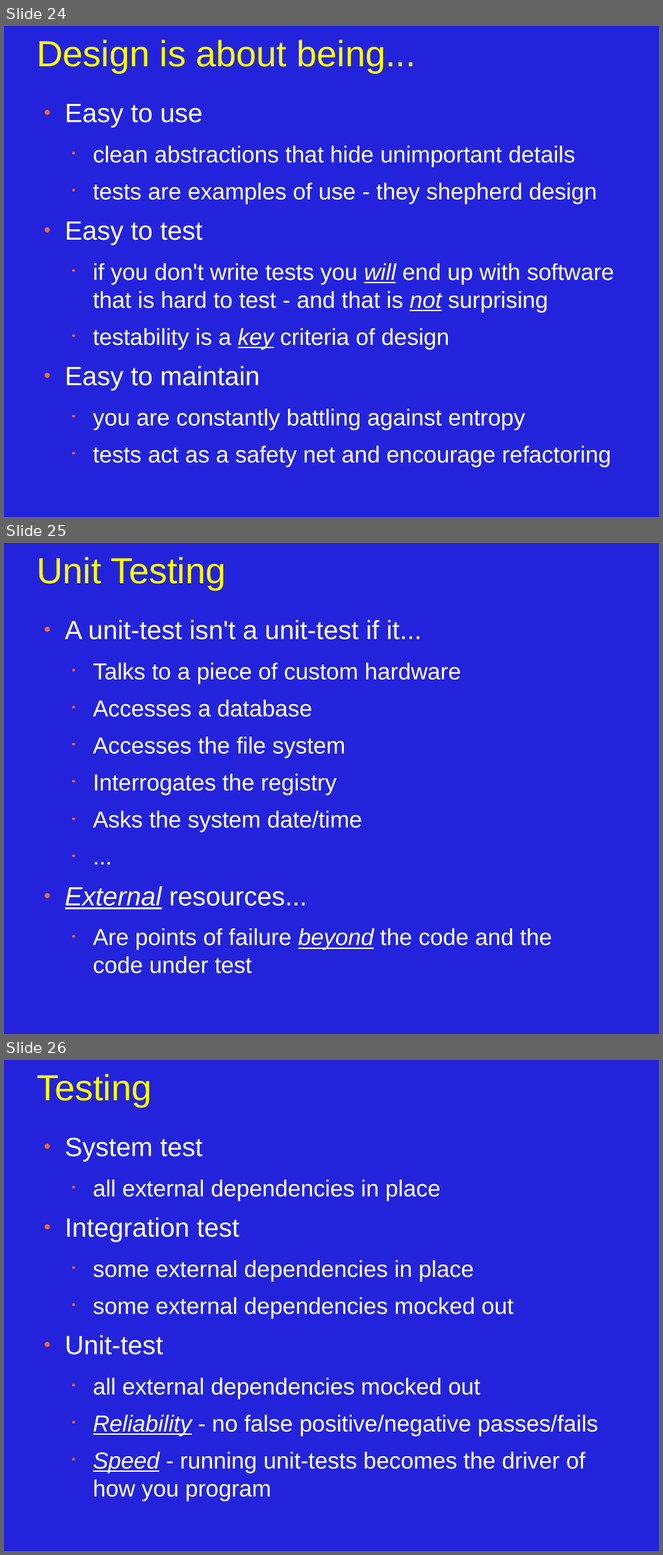
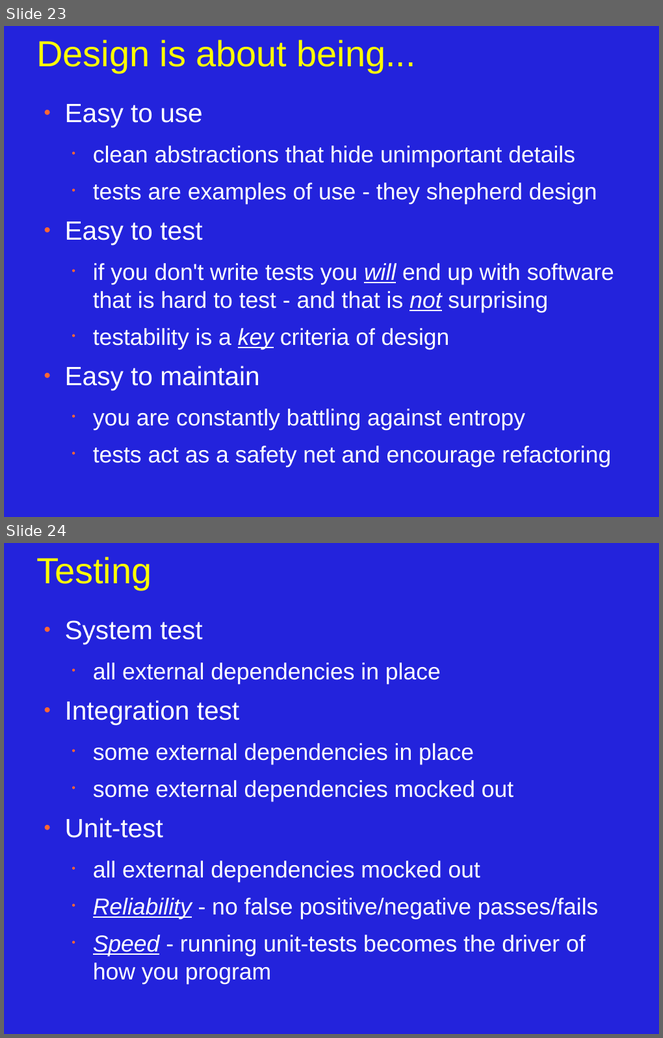
Before and after one commit to JonJagger/two-day-courses, a slide deck: cppf/06_Program_Organization_and_Dependency_Management.odp. Shown one above the other, each under a label of ours: slides 24, 25 and 26 before the commit, slides 23 and 24 after it. The pictures are 663x1555 and 663x1038 pixels, drawn with LibreOffice and Linux fonts; fonts in the diff are those of the drawing. Boxes give left, top, right and bottom in pixels: in the first picture for what was removed or moved away, otherwise in the second. Text is boxed around its words. In the diff, an @@ line names an element or a change of style, - is before the commit and + after.

```diff
--- a/cppf/06_Program_Organization_and_Dependency_Management.odp
+++ b/cppf/06_Program_Organization_and_Dependency_Management.odp
@@ slide 25 removed at bbox=[4, 543, 659, 1034], background #2323DC @@
@@ title removed at bbox=[36, 557, 226, 590] @@
-Unit Testing
@@ text removed at bbox=[65, 620, 552, 974] @@
-● A unit-test isn't a unit-test if it...
-  • Talks to a piece of custom hardware
-  • Accesses a database
-  • Accesses the file system
-  • Interrogates the registry
-  • Asks the system date/time
-  • ...
-● External resources...
-  • Are points of failure beyond the code and the
-    code under test
@@ what was slide 24 is now slide 23 @@
@@ what was slide 26 is now slide 24 @@
```
Also in this commit, not shown: 13 slides changed, 1 slide added, 2 other slides removed, 8 other files.
